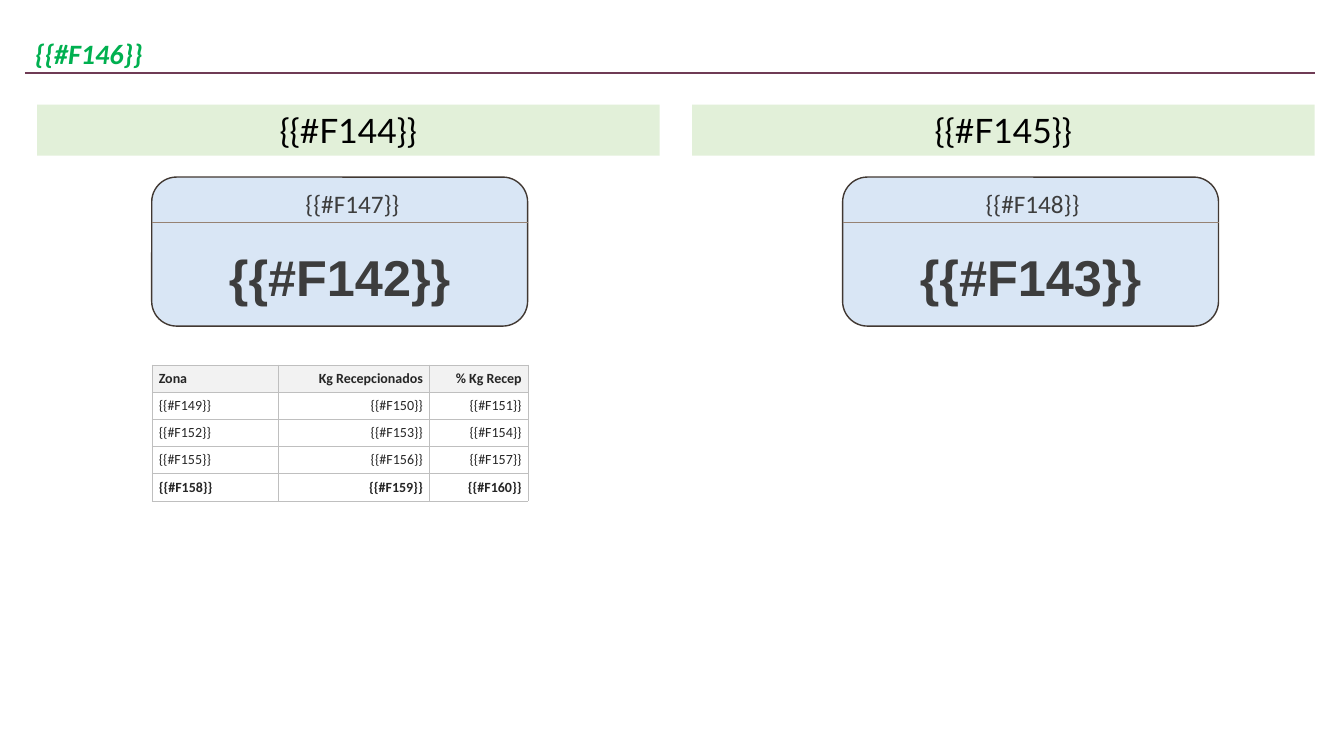
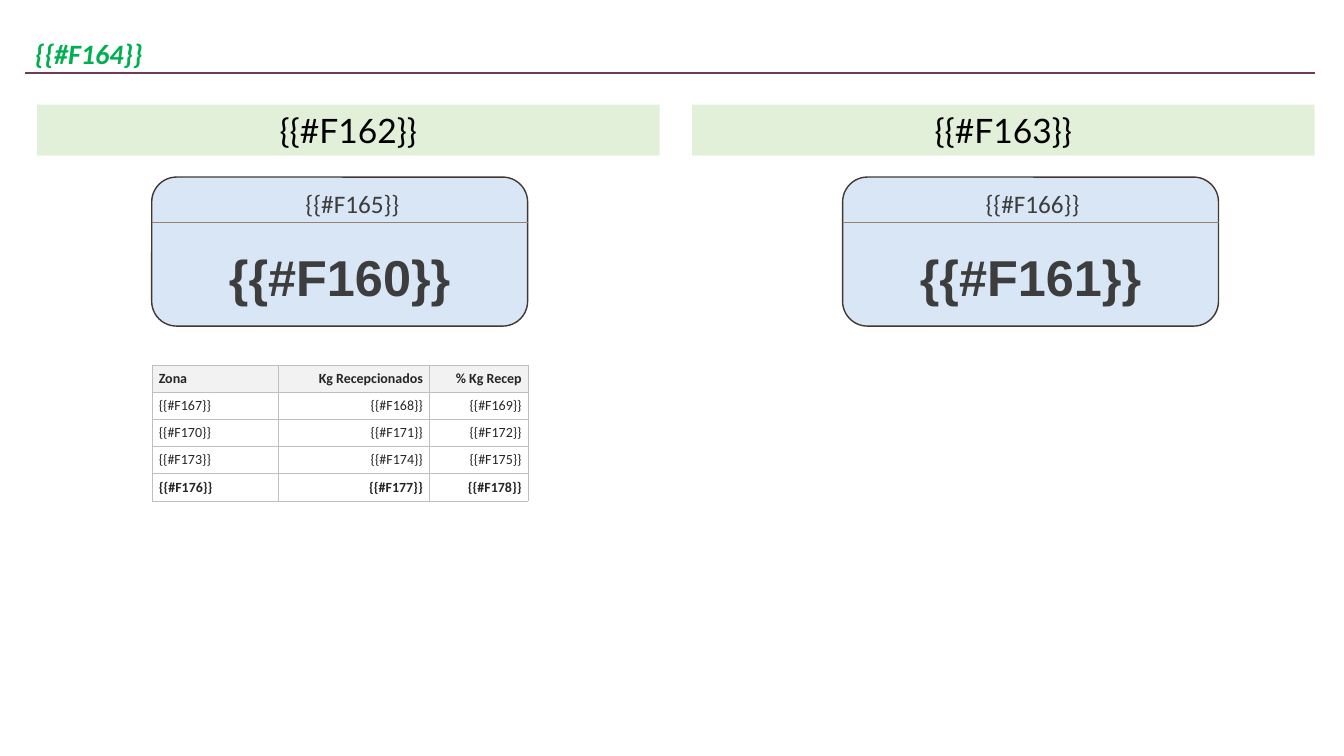
Before and after one commit to JohanCh01/flujo-cosecha, a slide deck: slide 8 of lib/plantilla_reporte.pptx. Drawn at 1344x756 pixels with LibreOffice and Linux fonts; fonts in the diff are those of the drawing; background and template pictures are left out. Boxes give left, top, right and bottom in pixels: in the first picture for what was removed or moved away, otherwise in the second. Text is boxed around its words. In the diff, an @@ line names an element or a change of style, - is before the commit and + after.

```diff
--- a/lib/plantilla_reporte.pptx
+++ b/lib/plantilla_reporte.pptx
@@ text at [35,43,143,68]: text changed @@
-{{#F146}}
+{{#F164}}
@@ text in rectangle at [280,117,417,148]: text changed @@
-{{#F144}}
+{{#F162}}
@@ text in rectangle at [935,117,1072,148]: text changed @@
-{{#F145}}
+{{#F163}}
@@ text at [305,195,399,217]: text changed @@
-{{#F147}}
+{{#F165}}
@@ text at [986,195,1080,217]: text changed @@
-{{#F148}}
+{{#F166}}
@@ text at [229,259,450,306]: text changed @@
-{{#F142}}
+{{#F160}}
@@ text at [920,259,1141,306]: text changed @@
-{{#F143}}
+{{#F161}}
@@ table at [152,365,528,501] @@
-row 2: {{#F149}} | {{#F150}} | {{#F151}}
+row 2: {{#F167}} | {{#F168}} | {{#F169}}
-row 3: {{#F152}} | {{#F153}} | {{#F154}}
+row 3: {{#F170}} | {{#F171}} | {{#F172}}
-row 4: {{#F155}} | {{#F156}} | {{#F157}}
+row 4: {{#F173}} | {{#F174}} | {{#F175}}
-row 5: {{#F158}} | {{#F159}} | {{#F160}}
+row 5: {{#F176}} | {{#F177}} | {{#F178}}
```
Also in this commit, not shown: 8 other slides changed, 5 other files.
